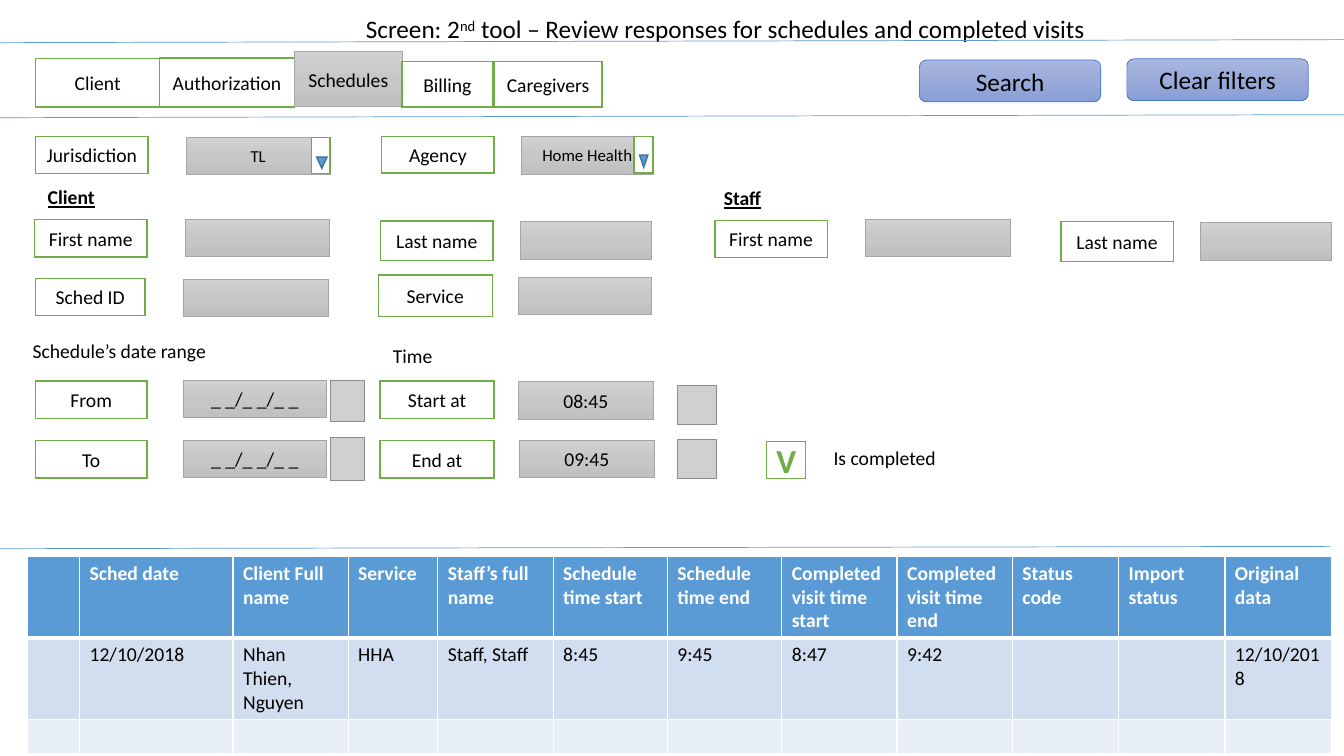
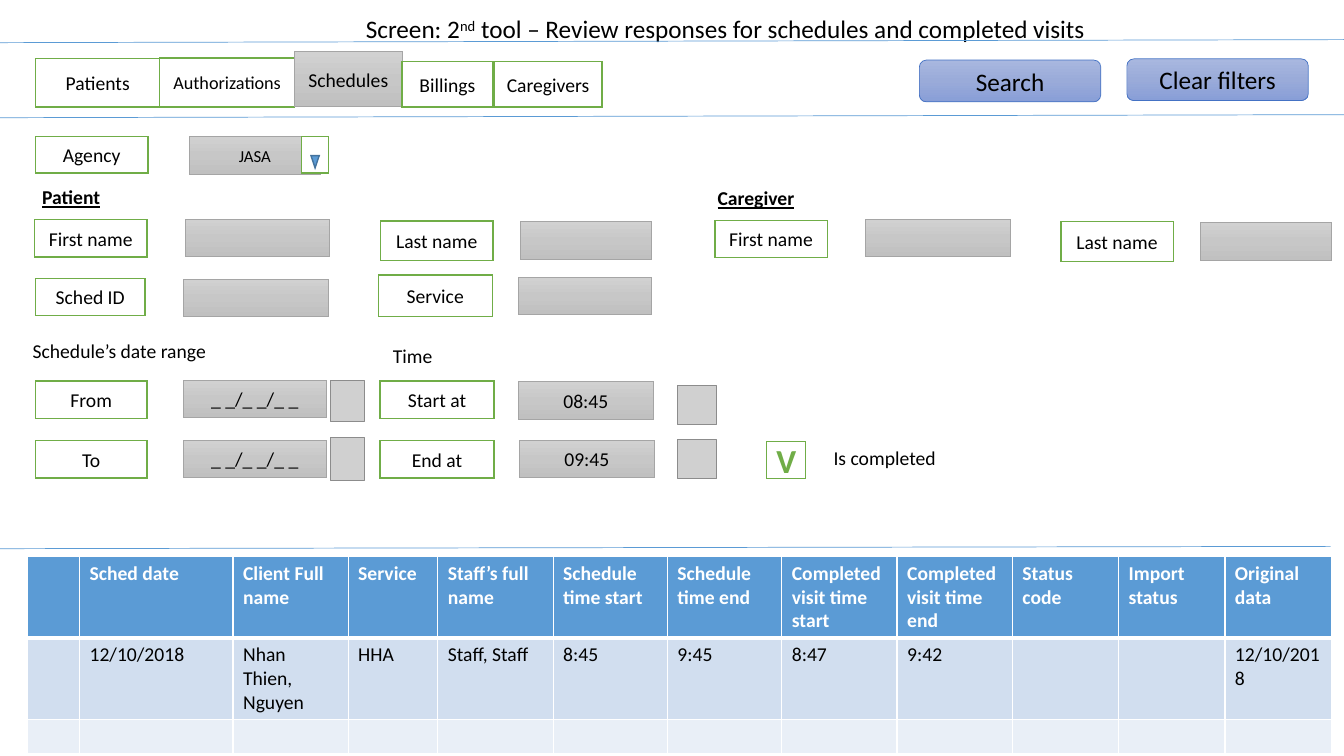
Before and after one commit to thiennhank9/Tool-tier-3, a slide deck: slide 14 of tool_tier3_docs/sreens.pptx. Drawn at 1344x756 pixels with LibreOffice and Linux fonts; fonts in the diff are those of the drawing; grey boxes stand for pictures. Boxes give left, top, right and bottom in pixels: in the first picture for what was removed or moved away, otherwise in the second. Text is boxed around its words. In the diff, an @@ line names an element or a change of style, - is before the commit and + after.

```diff
--- a/tool_tier3_docs/sreens.pptx
+++ b/tool_tier3_docs/sreens.pptx
@@ text in rectangle at (66, 76, 130, 90): text changed @@
-Client
+Patients
@@ text in rectangle at (173, 76, 280, 89): text changed; size 14 to 13 pt @@
-Authorization
+Authorizations
@@ text in rectangle at (419, 78, 475, 96): text changed @@
-Billing
+Billings
@@ rectangle "Agency": place and size @@
-rectangle "Agency" at (382, 136, 495, 172)
+rectangle "Agency" at (35, 136, 148, 172)
@@ rectangle removed at (35, 136, 148, 173) @@
-Jurisdiction
@@ rectangle removed at (186, 137, 330, 174) @@
-TL
@@ rectangle added at (190, 136, 321, 174), fill gradient #D2D2D2 to #C8C8C8 to #C0C0C0, outline #A5A5A5 0.5 pt, 12 pt, text #000000 @@
+JASA
@@ rectangle: place and size @@
-rectangle at (634, 136, 653, 172)
+rectangle at (301, 136, 329, 172)
@@ rectangle removed at (312, 137, 330, 173) @@
@@ rectangle removed at (522, 136, 653, 174) @@
-Home Health
@@ flow chart merge: place and size @@
-flow chart merge at (640, 155, 648, 167)
+flow chart merge at (312, 155, 320, 167)
@@ flow chart merge removed at (317, 157, 327, 168) @@
@@ text at (42, 190, 100, 208): text changed @@
-Client
+Patient
@@ text at (718, 191, 795, 209): text changed @@
-Staff
+Caregiver
```
Also in this commit, not shown: 6 other slides changed, 8 other files.
